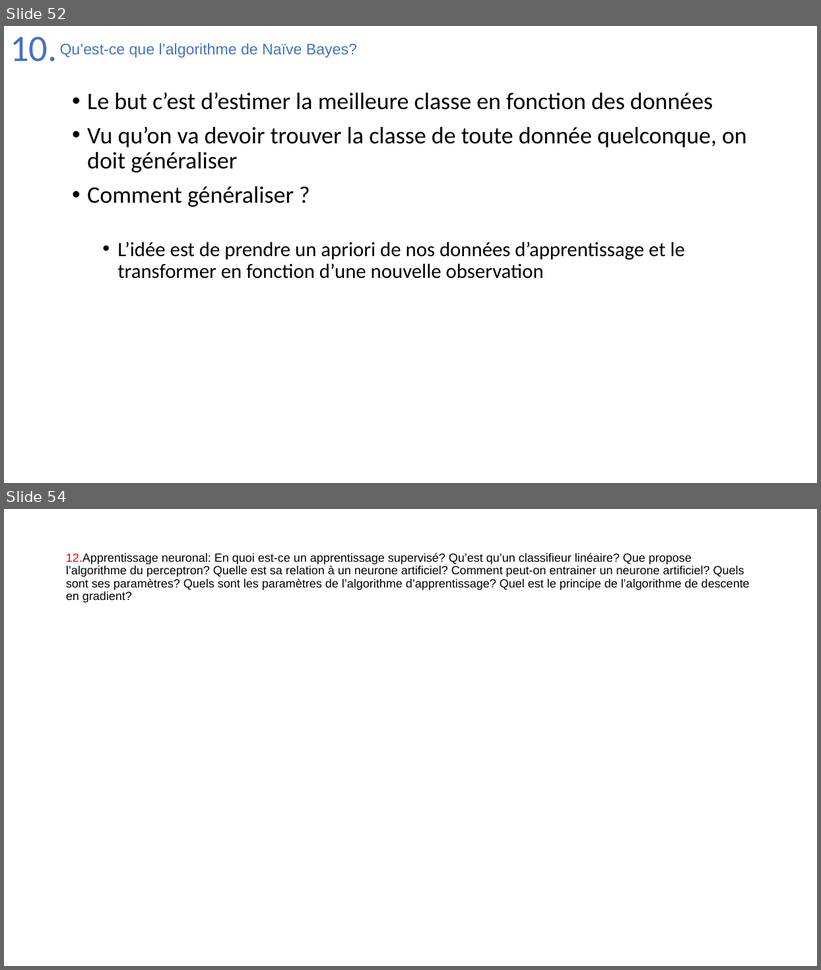
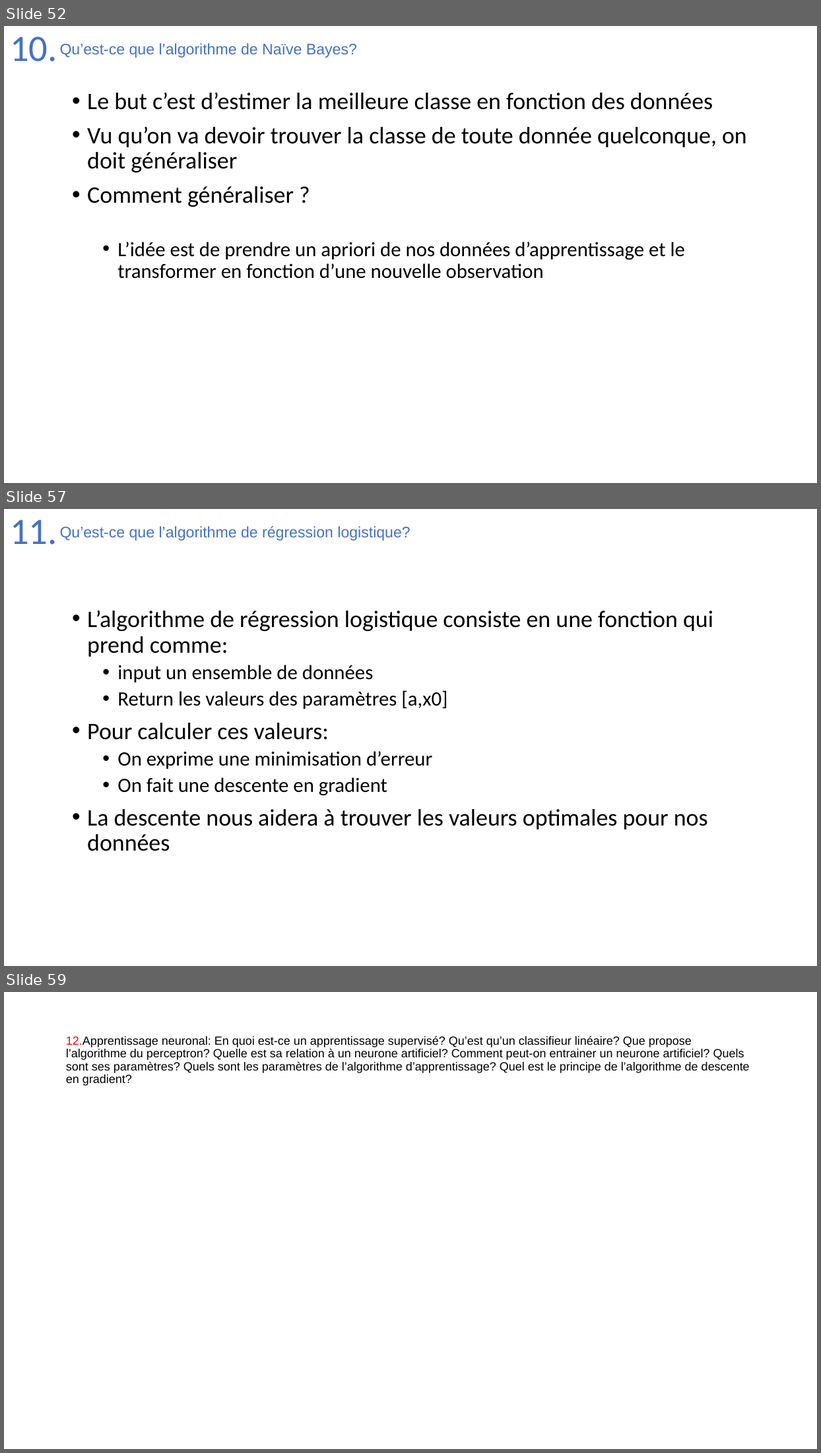
Before and after one commit to Joao-Quinta/Uni3eme, a slide deck: intelligenceArtificielle/Intelligence_artificielle_exam.pptx. Shown one above the other, each under a label of ours: slides 52 and 54 before the commit, slides 52, 57 and 59 after it; the slides between them are not shown. The pictures are 821x970 and 821x1453 pixels, drawn with LibreOffice and Linux fonts; fonts in the diff are those of the drawing. Boxes give left, top, right and bottom in pixels: in the first picture for what was removed or moved away, otherwise in the second. Text is boxed around its words. In the diff, an @@ line names an element or a change of style, - is before the commit and + after.

```diff
--- a/intelligenceArtificielle/Intelligence_artificielle_exam.pptx
+++ b/intelligenceArtificielle/Intelligence_artificielle_exam.pptx
@@ slide 57 added at <box>4,509,817,966</box>, background #FFFFFF @@
@@ title added at <box>10,520,57,545</box>, 44 pt, text #4472C4 @@
+11.
@@ text added at <box>60,526,410,541</box>, 18 pt, text #4472C4 @@
+Qu’est-ce que l’algorithme de régression logistique?
@@ text added at <box>87,610,714,852</box>, 28 pt, text #000000 @@
+• L’algorithme de régression logistique consiste en une fonction qui prend comme:
+  • input un ensemble de données
+  • Return les valeurs des paramètres [a,x0]
+• Pour calculer ces valeurs:
+  • On exprime une minimisation d’erreur
+  • On fait une descente en gradient
+• La descente nous aidera à trouver les valeurs optimales pour nos données
@@ what was slide 54 is now slide 59 @@
```
Also in this commit, not shown: 4 slides changed, 4 other slides added.
